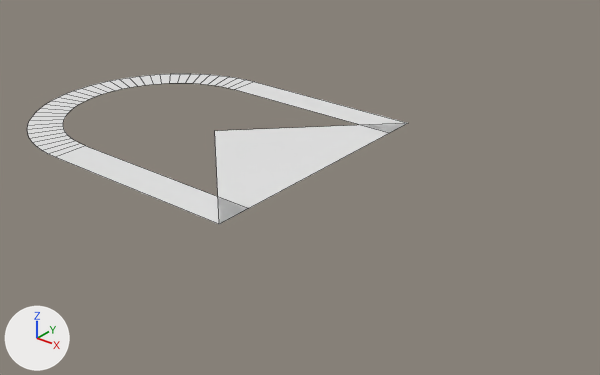
A saved change to the OBJ model Assets/Models/AnswerHighlightShort.obj.
The view is the same before and after, from a 50 mm camera at (0.1778, -0.158, 0.0895) aimed at (0.0483, 0.0039, -0.0109). Lighting does not change. The marker at lower left points along +X, +Y and +Z. Mesh edges are drawn as thin lines. Where no turn or scale is listed for an object, it has been applied to the vertices.

The scene before the commit, as lines of its bpy script (objects in view):
```python
me_answerhighlightshort = bpy.data.meshes.new('AnswerHighlightShort')
me_answerhighlightshort.from_pydata(...)  # 83 vertices, 39 faces; spans x -0.04..0.06, y -0.04..0.04, z 0.0
# before: 75 (0.06, 0.04, 0.0) at pixel (408, 123), 76 (0.06, 0.03, 0.0) at pixel (389, 133), 79 (0.06, -0.03, 0.0) at pixel (248, 208), 80 (0.06, -0.04, 0.0) at pixel (219, 224), 82 (0.02, 0.0, 0.0) at pixel (214, 130)
ob_answerhighlightshort = bpy.data.objects.new('AnswerHighlightShort', me_answerhighlightshort)
ob_answerhighlightshort.location = (0.0, 0.0, 0.0)
```
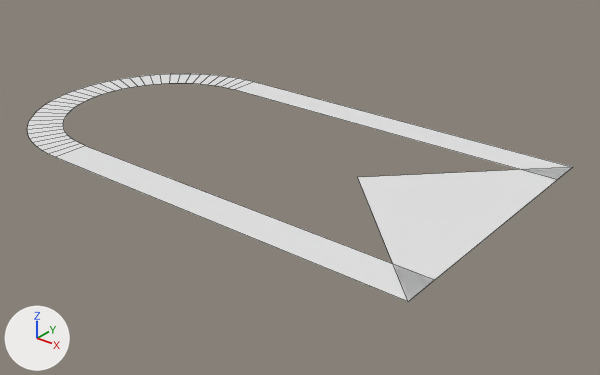
Changed parts and their boxes [x1, y1, x2, y2] in the pictures (600 x 375 px; the box of a moved part takes in the faces that stretch with it):
'AnswerHighlightShort', reshaped (43% wider, 52% taller)
    before: [27, 74, 407, 224]
    after: [27, 74, 572, 302]
part 1 of me_answerhighlightshort, moved or reshaped
    before: [214, 117, 407, 224]
    after: [214, 117, 572, 302]

The change in detail:
me_answerhighlightshort has 83 vertices, 39 faces and spans x -0.04..0.06, y -0.04..0.04, z 0.0.
me_answerhighlightshort is used by ob_answerhighlightshort; location (0.0, 0.0, 0.0).
Part 1, on me_answerhighlightshort:
Vertices 75, 76, 79, 80, 82 of me_answerhighlightshort move by (0.05, 0.0, 0.0).
